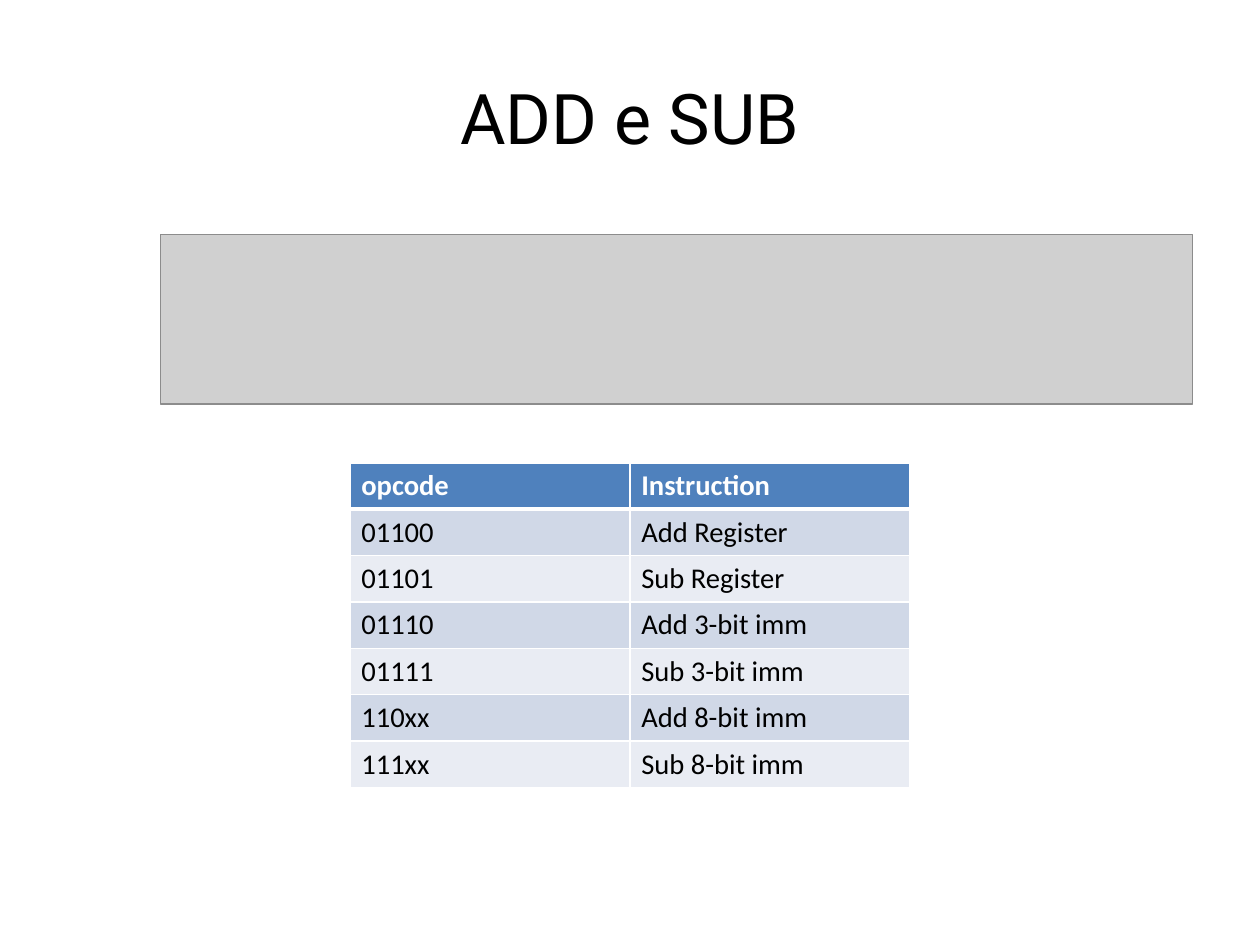
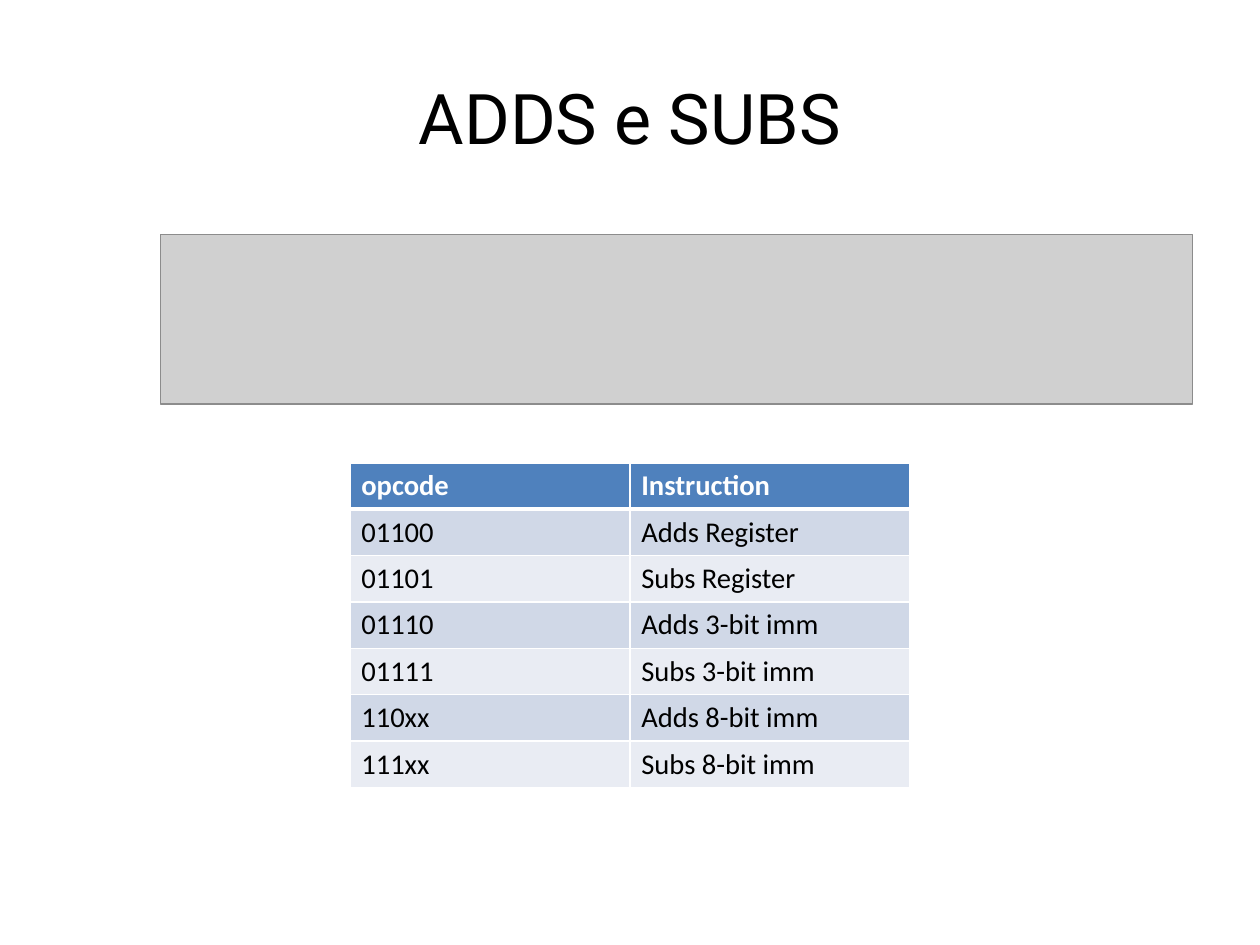
Before and after one commit to jardelufc/RISCME, a slide deck: slide 6 of docs/RISCME..pptx (slide 5 before the commit). Drawn at 1260x945 pixels with LibreOffice and Linux fonts; fonts in the diff are those of the drawing; grey boxes stand for pictures. Boxes give left, top, right and bottom in pixels: in the first picture for what was removed or moved away, otherwise in the second. Text is boxed around its words. In the diff, an @@ line names an element or a change of style, - is before the commit and + after.

```diff
--- a/docs/RISCME..pptx
+++ b/docs/RISCME..pptx
@@ text at [419,93,841,145]: text changed @@
-ADD e SUB
+ADDS e SUBS
@@ table at [350,463,910,787] @@
-row 2, column 2: Add Register
+row 2, column 2: Adds Register
-row 3, column 2: Sub Register
+row 3, column 2: Subs Register
-row 4, column 2: Add 3-bit imm
+row 4, column 2: Adds 3-bit imm
-row 5, column 2: Sub 3-bit imm
+row 5, column 2: Subs 3-bit imm
-row 6, column 2: Add 8-bit imm
+row 6, column 2: Adds 8-bit imm
-row 7, column 2: Sub 8-bit imm
+row 7, column 2: Subs 8-bit imm
```
Also in this commit, not shown: 10 other slides changed, 2 slides added, 3 other files.
